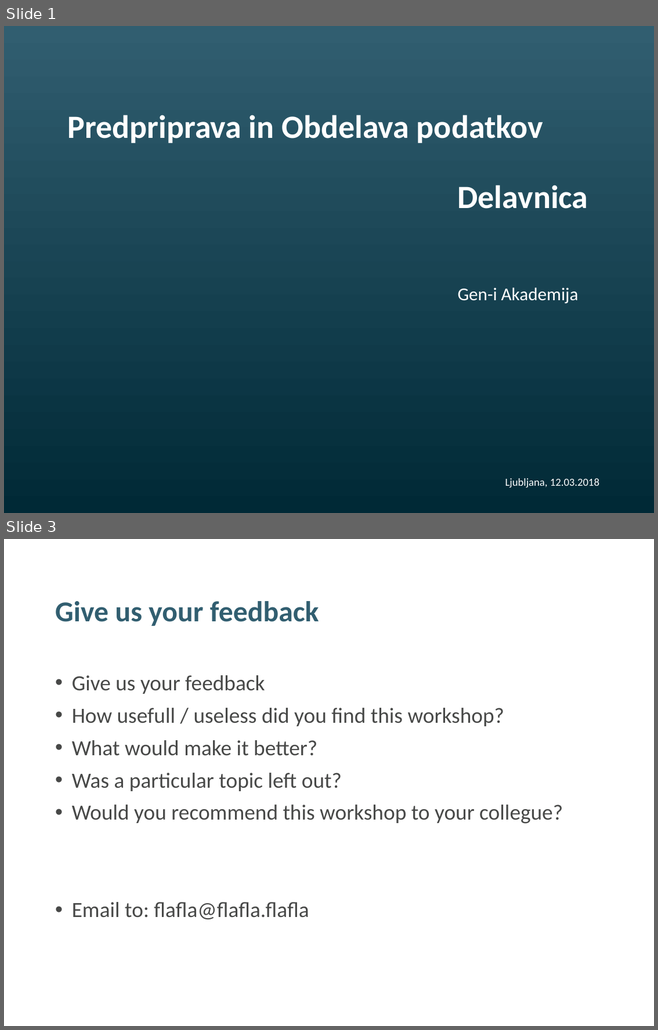
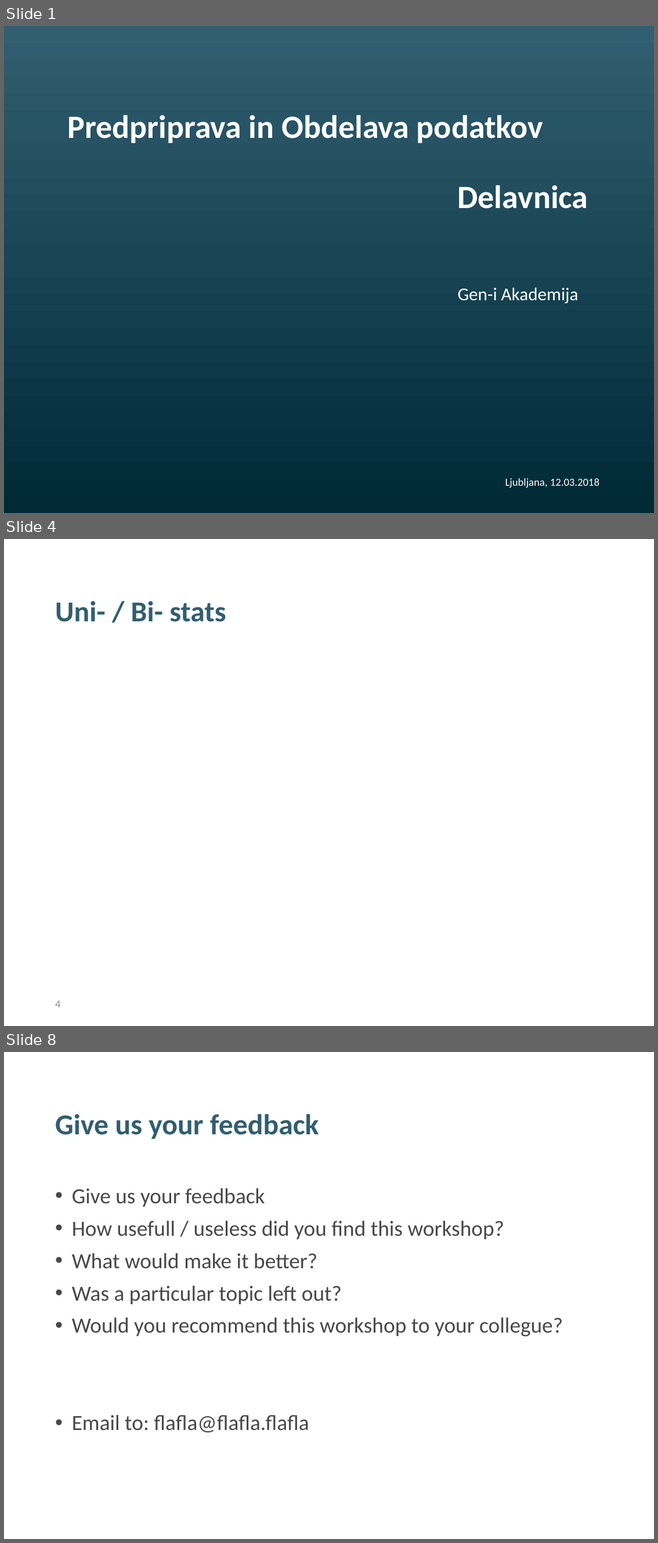
Before and after one commit to tomazgeni/HerculePoirot, a slide deck: PredpripravaObdelavaPodatkov_Delavnica.pptx. Shown one above the other, each under a label of ours: slides 1 and 3 before the commit, slides 1, 4 and 8 after it; the slides between them are not shown. The pictures are 658x1030 and 658x1543 pixels, drawn with LibreOffice and Linux fonts; fonts in the diff are those of the drawing; background and template pictures are left out. Boxes give left, top, right and bottom in pixels: in the first picture for what was removed or moved away, otherwise in the second. Text is boxed around its words. In the diff, an @@ line names an element or a change of style, - is before the commit and + after.

```diff
--- a/PredpripravaObdelavaPodatkov_Delavnica.pptx
+++ b/PredpripravaObdelavaPodatkov_Delavnica.pptx
@@ slide 4 added at [4, 539, 654, 1026], background #FFFFFF @@
@@ title added at [55, 601, 226, 622], 32 pt, text #315E70, bold @@
+Uni- / Bi- stats
@@ page number added at [55, 1001, 60, 1008], 12 pt, text #8C8E91 @@
+4
@@ what was slide 3 is now slide 8 @@
```
Also in this commit, not shown: 1 slide changed, 4 other slides added.
